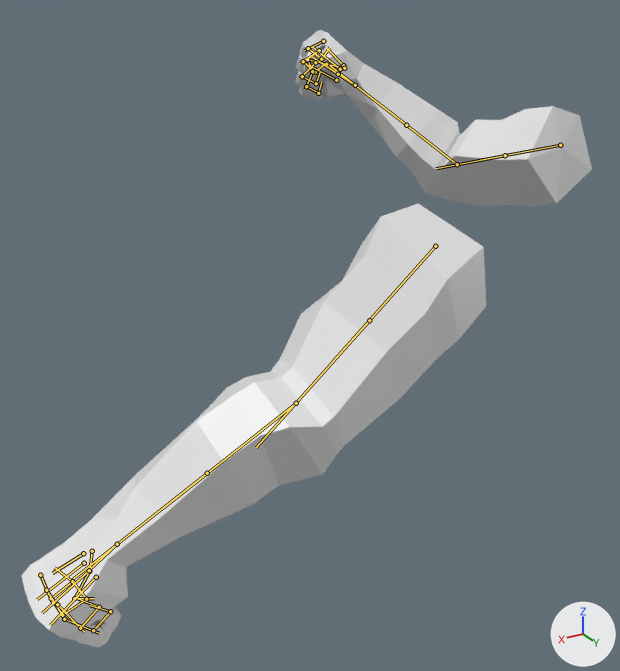
Renders of the FBX model Assets/GhostPuncher/Models/arms_entrance.fbx from each side of a commit.
The view is the same before and after, from a camera (50 mm lens) standing at (0.89, 0.866, 0.134) and looking at (0.233, -0.23, -0.414). Every picture has the same lights, and +X, +Y and +Z are marked at lower right. The first picture is the older version. Both versions are drawn at frame 35 of the action 'Scene'; the numbers are the values there. The bones that change, and the others that lie on the model, are drawn over the model as lines.

The first picture shows 'NEW ARM'.
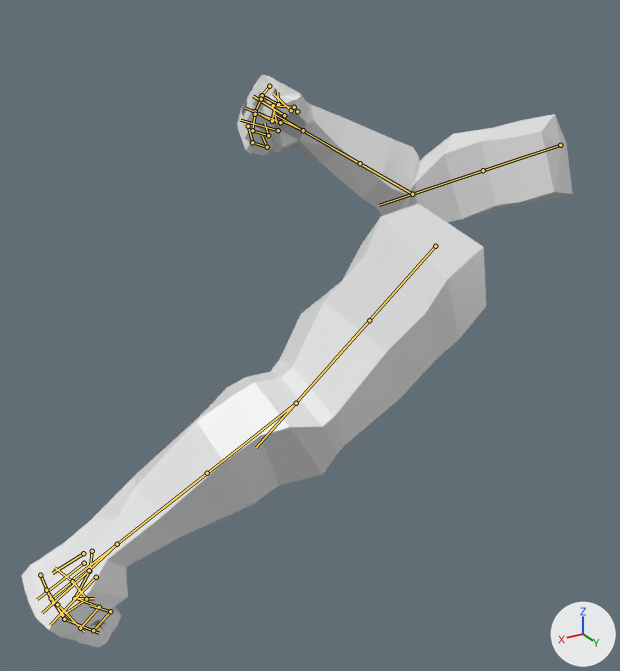
Commit message: puncher's got an arm reload animation now

Boxes [x1, y1, x2, y2] around the edits, measured in the pictures (620 x 671 px):
'NEW ARM', posed (7% shorter)
    before: [22, 30, 592, 647]
    after: [22, 75, 573, 647]
bone 'DEF-upper_arm.R', root to tip
    before: (560, 145) to (480, 160)
    after: (560, 145) to (447, 182)
bone 'DEF-upper_arm.R.001', root to tip
    before: (505, 155) to (436, 168)
    after: (483, 170) to (379, 205)
bone 'DEF-forearm.R', root to tip
    before: (457, 164) to (381, 105)
    after: (412, 194) to (332, 147)

What the commit changed:
Bone 'DEF-upper_arm.R' (bone_def_upper_arm_r) turns from (93, -2, 2) to (97, -37, 33) degrees about its own x, y and z.
Bone 'DEF-upper_arm.R.001' (bone_def_upper_arm_r_001) turns from (0, 6, 0) to (0, -14, 0) degrees about its own x, y and z.
Bone 'DEF-forearm.R' (bone_def_forearm_r) turns from (52, 13, -5) to (45, -28, 12) degrees about its own x, y and z.
